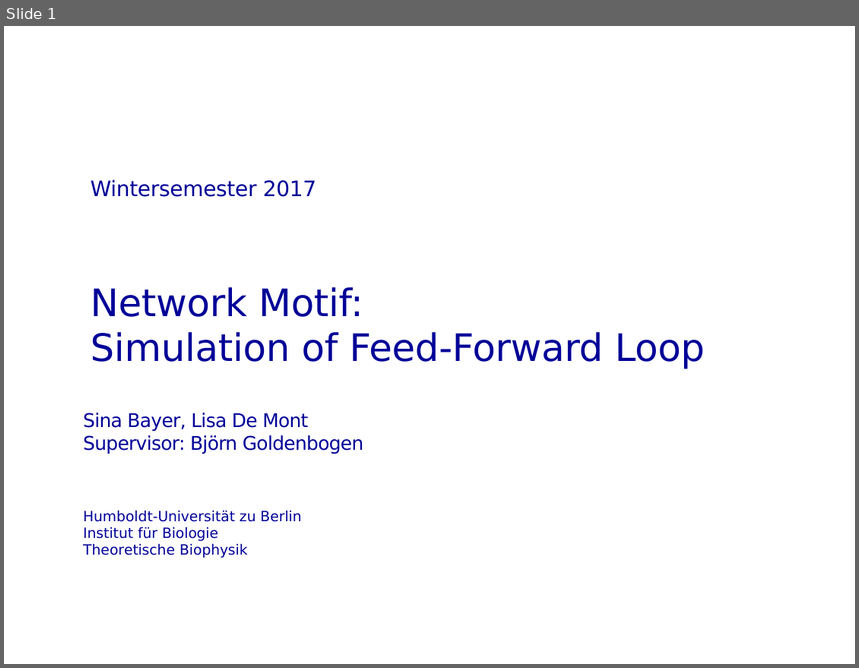
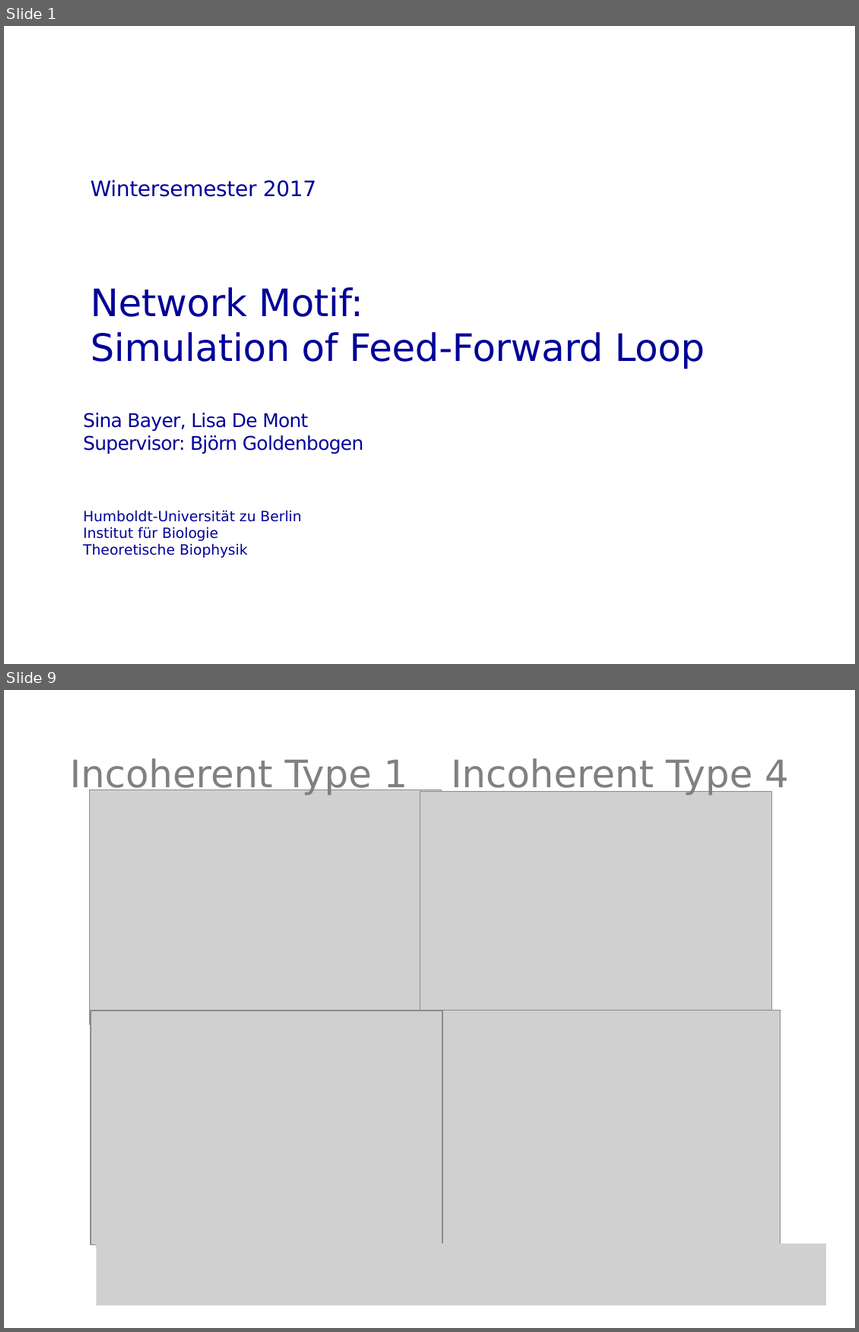
Before and after one commit to montelis/Feed-Forward-Loop, a slide deck: Feed Forward Loop Presentation.pptx. Shown one above the other, each under a label of ours: slide 1 before the commit, slides 1 and 9 after it; the slides between them are not shown. The pictures are 859x668 and 859x1332 pixels, drawn with LibreOffice and Linux fonts; fonts in the diff are those of the drawing; grey boxes stand for pictures; background and template pictures are left out. Boxes give left, top, right and bottom in pixels: in the first picture for what was removed or moved away, otherwise in the second. Text is boxed around its words. In the diff, an @@ line names an element or a change of style, - is before the commit and + after.

```diff
--- a/Feed Forward Loop Presentation.pptx
+++ b/Feed Forward Loop Presentation.pptx
@@ slide 9 added at box(4, 690, 855, 1328), background #FFFFFF @@
@@ text added at box(70, 758, 408, 796), 32 pt, text #808080 @@
+Incoherent Type 1
@@ text added at box(451, 758, 789, 796), 32 pt, text #808080 @@
+Incoherent Type 4
@@ picture added at box(89, 790, 441, 1025) @@
@@ picture added at box(420, 791, 772, 1026) @@
@@ picture added at box(91, 1011, 443, 1246) @@
@@ picture added at box(428, 1011, 779, 1246) @@
@@ picture added at box(96, 1244, 826, 1306) @@
```
Also in this commit, not shown: 3 slides changed, 11 other slides added, 6 slides removed.
